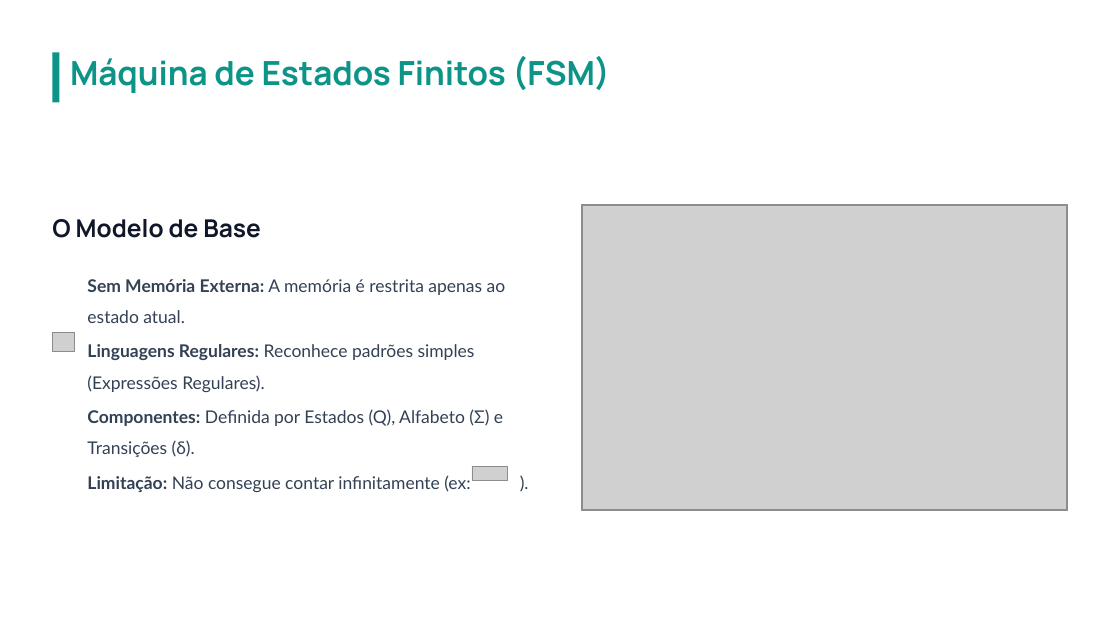
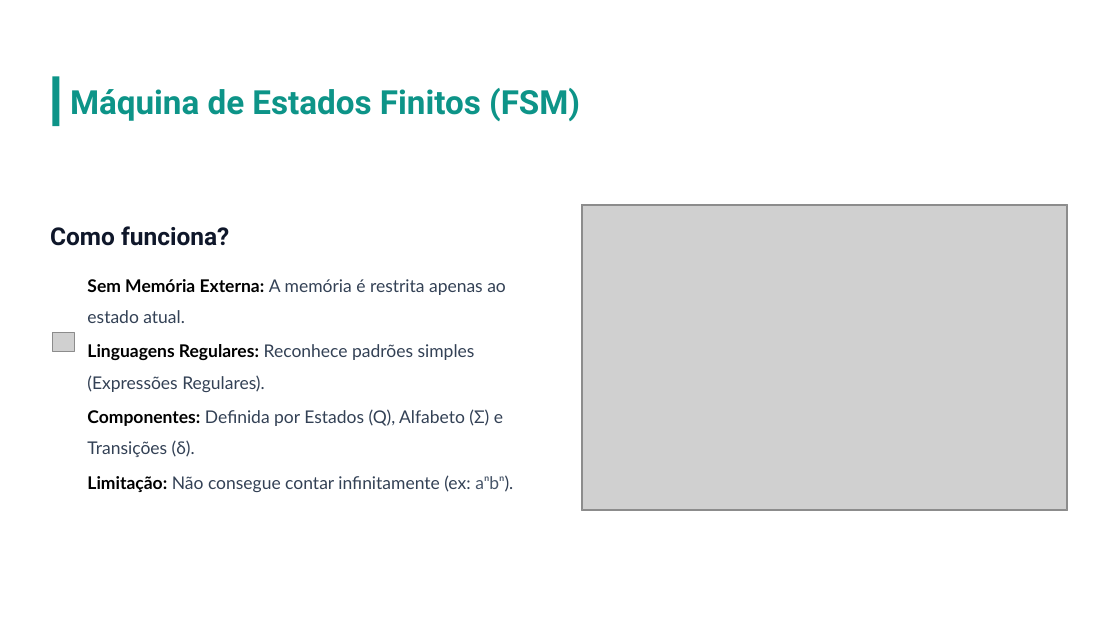
Before and after one commit to levythree/data-structures-project, a slide deck: slide 2 of Seminario/Máquinas de Turing com Pilhas.pptx (slide 4 before the commit). Drawn at 1120x630 pixels with LibreOffice and Linux fonts; fonts in the diff are those of the drawing; grey boxes stand for pictures; background and template pictures are left out. Boxes give left, top, right and bottom in pixels: in the first picture for what was removed or moved away, otherwise in the second. Text is boxed around its words. In the diff, an @@ line names an element or a change of style, - is before the commit and + after.

```diff
--- a/Seminario/Máquinas de Turing com Pilhas.pptx
+++ b/Seminario/Máquinas de Turing com Pilhas.pptx
@@ rectangle: place and size @@
-rectangle at <box>52,52,59,102</box>
+rectangle at <box>52,76,59,126</box>
@@ text "Máquina de Estados Finitos (FSM)": place and size @@
-text "Máquina de Estados Finitos (FSM)" at <box>70,56,610,93</box>
+text "Máquina de Estados Finitos (FSM)" at <box>70,88,580,121</box>
@@ text "Máquina de Estados Finitos (FSM)" at <box>70,88,580,121</box>: font Manrope to Roboto @@
@@ text at <box>50,226,229,246</box>: text changed; font Manrope to Roboto @@
-O Modelo de Base
+Como funciona?
@@ text "Sem Memória Externa: A memória ..." at <box>87,279,506,323</box>: text colour #334155 to #000000 in "Sem Memória Externa:" @@
@@ text "Linguagens Regulares: Reconhece padrões simples ..." at <box>87,344,475,392</box>: text colour #334155 to #000000 in "Linguagens Regulares:" @@
@@ text "Componentes: Definida por Estados (Q), ..." at <box>87,409,503,457</box>: text colour #334155 to #000000 in "Componentes:" @@
@@ text at <box>87,475,513,492</box>: text changed @@
-Limitação: Não consegue contar infinitamente (ex: ).
+Limitação: Não consegue contar infinitamente (ex: aⁿbⁿ).
@@ picture removed at <box>472,466,508,481</box> @@
```
Also in this commit, not shown: 2 other slides changed, 3 slides added, 2 slides removed, 9 other files.
